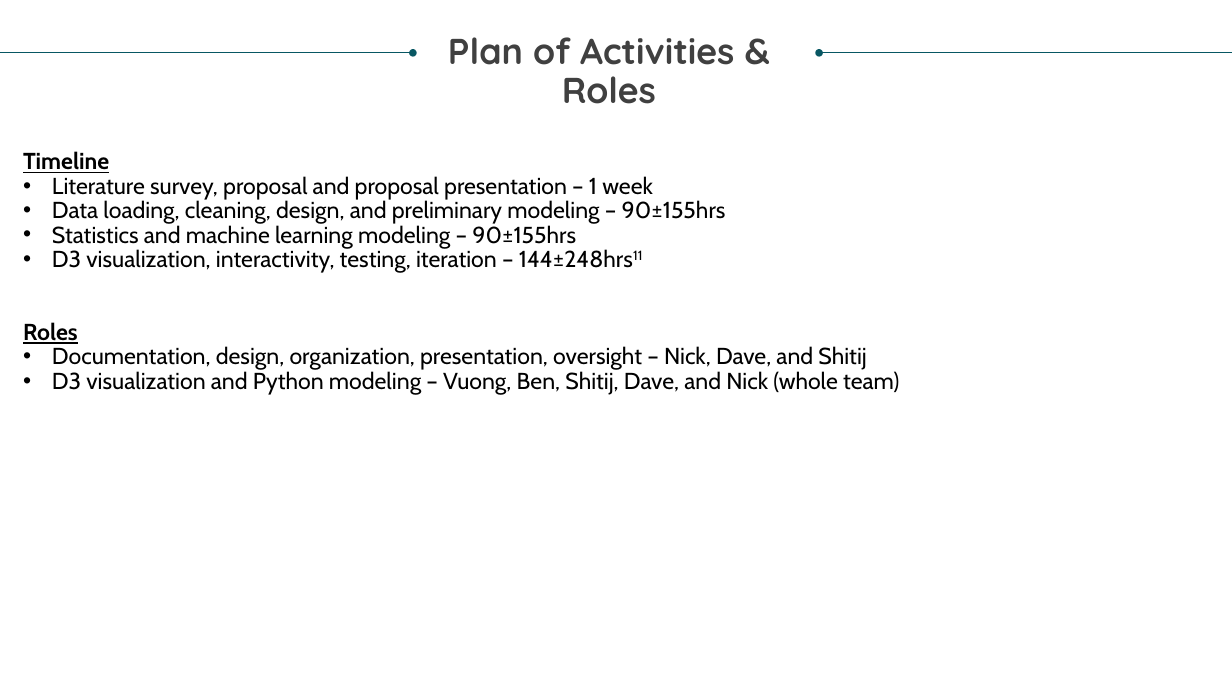
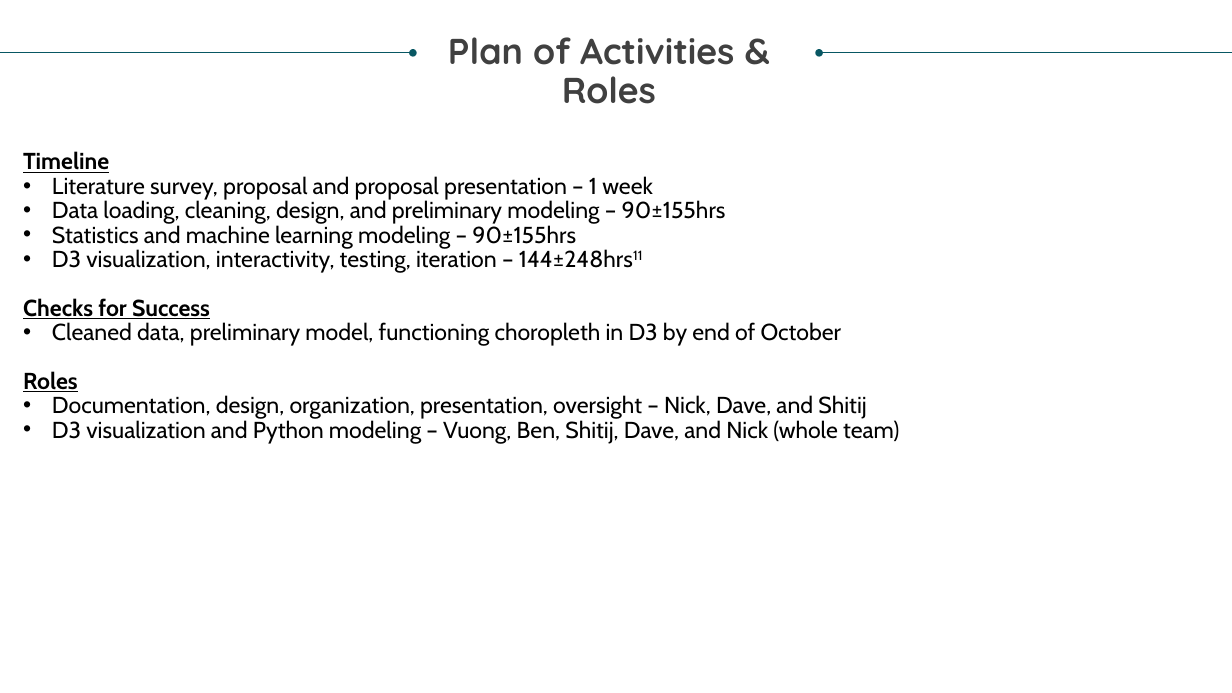
Before and after one commit to bspivey/GraduationAnalysis, a slide deck: slide 11 of SESIoN Proposal.pptx. Drawn at 1232x693 pixels with LibreOffice and Linux fonts; fonts in the diff are those of the drawing. Boxes give left, top, right and bottom in pixels: in the first picture for what was removed or moved away, otherwise in the second. Text is boxed around its words. In the diff, an @@ line names an element or a change of style, - is before the commit and + after.

```diff
--- a/SESIoN Proposal.pptx
+++ b/SESIoN Proposal.pptx
@@ text at bbox=[23, 298, 842, 346]: paragraphs added @@
+Checks for Success
+• Cleaned data, preliminary model, functioning choropleth in D3 by end of October
```
Also in this commit, not shown: 4 other slides changed.
